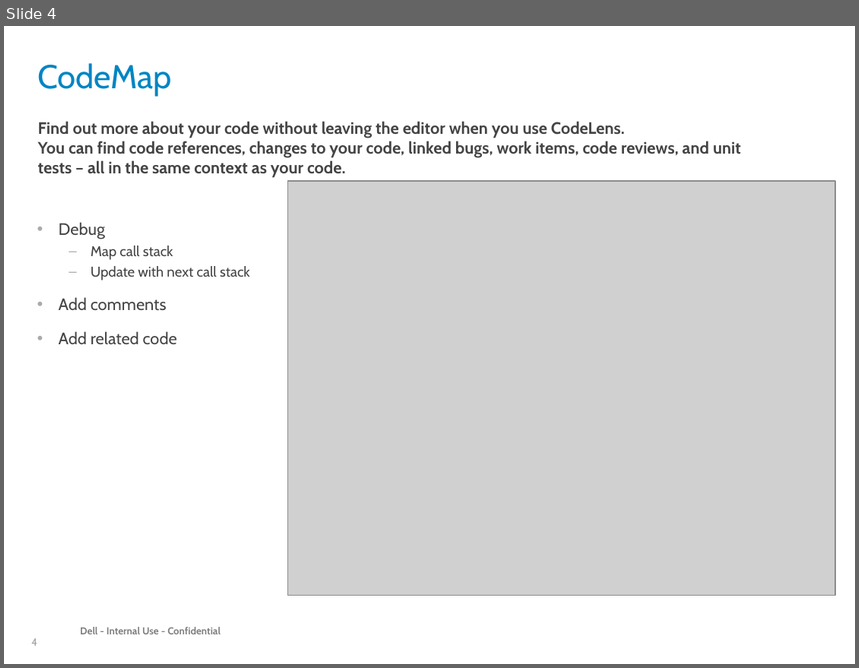
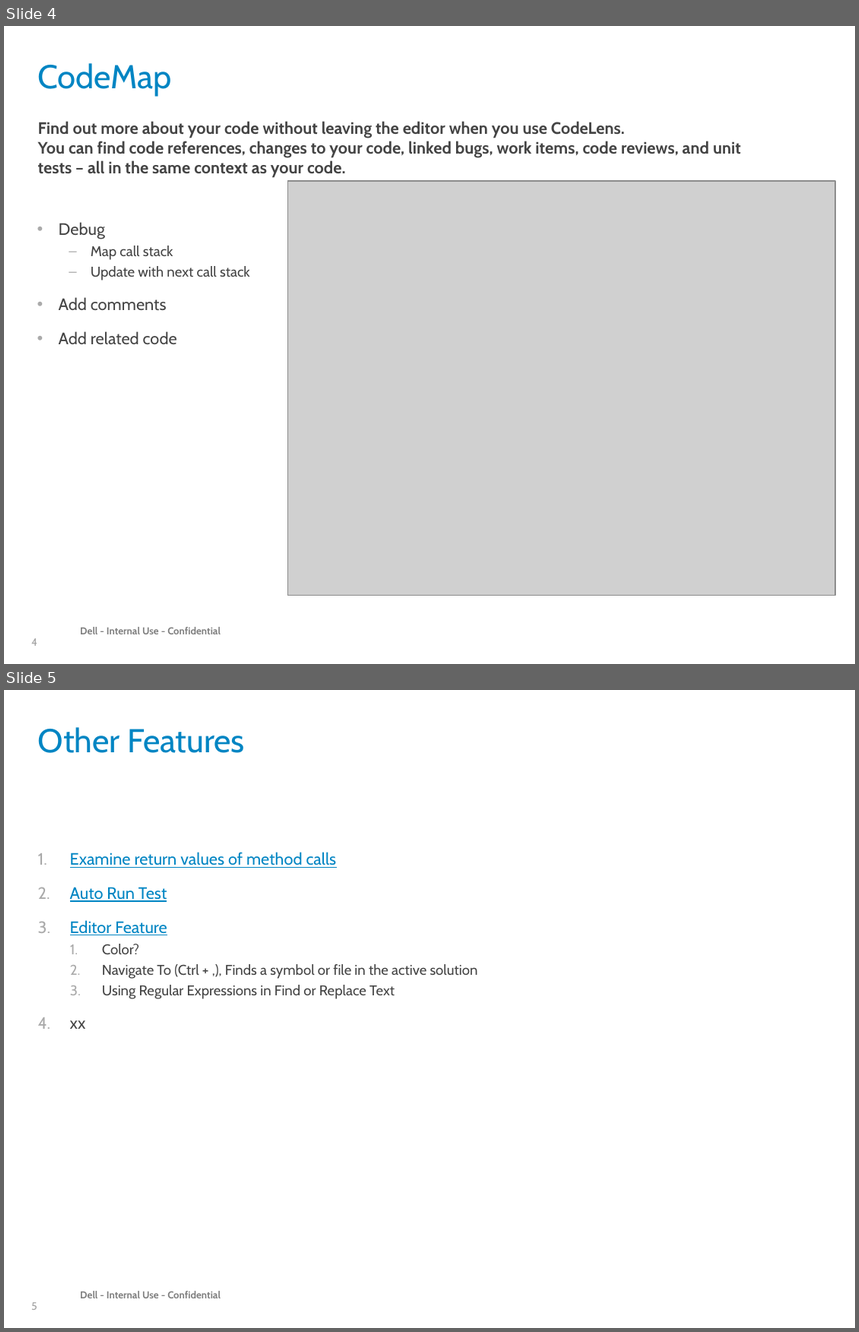
Before and after one commit to RobFeng-Quest/VS2013_NewFeatureDEMO, a slide deck: Document/New Features at VS Ultimate 2013.pptx. Shown one above the other, each under a label of ours: slide 4 before the commit, slides 4 and 5 after it. The pictures are 859x668 and 859x1332 pixels, drawn with LibreOffice and Linux fonts; fonts in the diff are those of the drawing; grey boxes stand for pictures; background and template pictures are left out. Boxes give left, top, right and bottom in pixels: in the first picture for what was removed or moved away, otherwise in the second. Text is boxed around its words. In the diff, an @@ line names an element or a change of style, - is before the commit and + after.

```diff
--- a/Document/New Features at VS Ultimate 2013.pptx
+++ b/Document/New Features at VS Ultimate 2013.pptx
@@ slide 5 added at box(4, 690, 855, 1328), background #FFFFFF; not listed: 2 template elements that a slide beside it also shows @@
@@ title added at box(38, 727, 245, 753), 28 pt, text #0085C3 @@
+Other Features
@@ text added at box(70, 852, 478, 1029), 12 pt, text #444444 @@
+1. Examine return values of method calls
+2. Auto Run Test
+3. Editor Feature
+  1. Color?
+  2. Navigate To (Ctrl + ,), Finds a symbol or file in the active solution
+  3. Using Regular Expressions in Find or Replace Text
+4. xx
```
Also in this commit, not shown: 2 other files.
